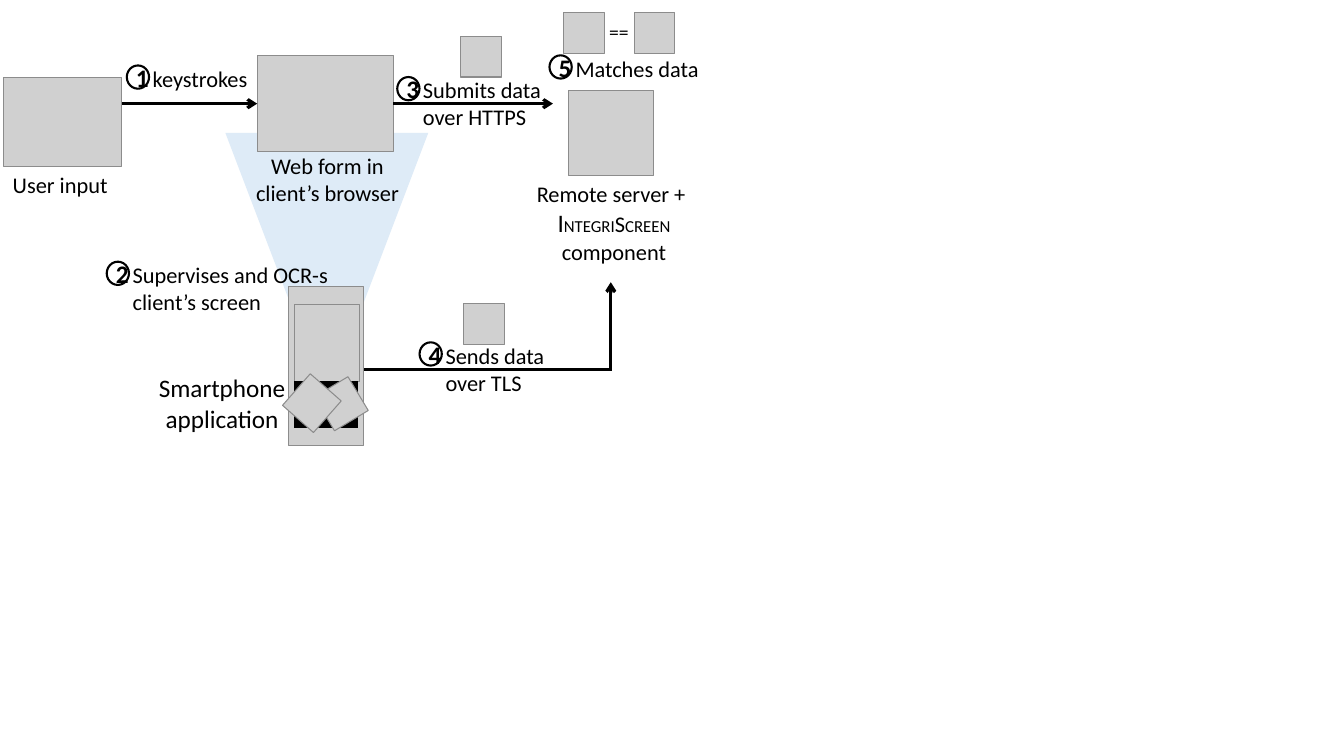
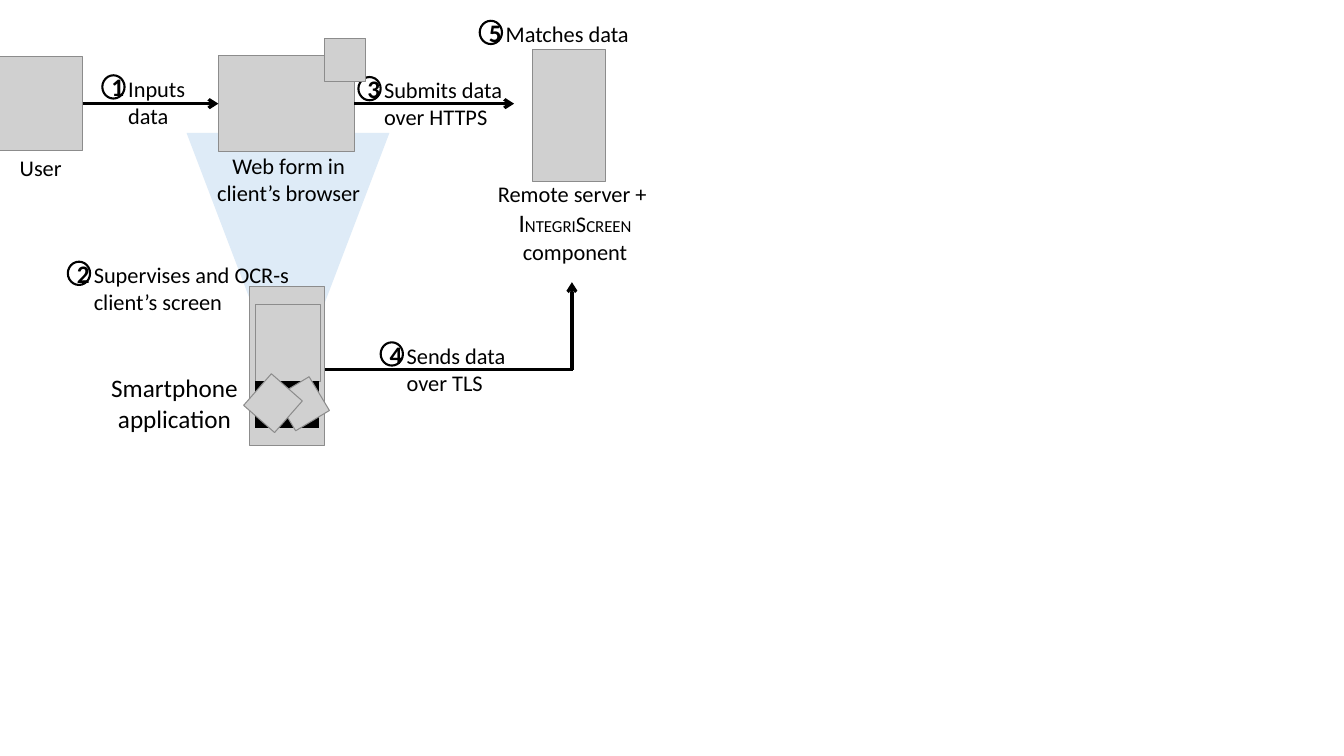
Before and after one commit to aritradhar/PhD-Thesis, a slide deck: slide 1 of chapters/IntegriScreen/img/systemModel.pptx. Drawn at 1344x756 pixels with LibreOffice and Linux fonts; fonts in the diff are those of the drawing; grey boxes stand for pictures. Boxes give left, top, right and bottom in pixels: in the first picture for what was removed or moved away, otherwise in the second. Text is boxed around its words. In the diff, an @@ line names an element or a change of style, - is before the commit and + after.

Commit message:
UPdated integriscreen

```diff
--- a/chapters/IntegriScreen/img/systemModel.pptx
+++ b/chapters/IntegriScreen/img/systemModel.pptx
@@ ellipse "5": place and size @@
-ellipse "5" at (549,55,572,79)
+ellipse "5" at (480,21,502,44)
@@ text "Matches data": place and size @@
-text "Matches data" at (576,61,698,77)
+text "Matches data" at (506,26,629,42)
@@ picture removed at (564,12,605,53) @@
@@ text removed at (599,15,639,49) @@
-==
@@ picture removed at (634,12,676,53) @@
@@ picture added at (0,56,83,150) @@
@@ picture added at (325,38,367,82) @@
@@ picture removed at (461,36,502,78) @@
@@ picture added at (533,50,606,181) @@
@@ picture removed at (3,78,121,166) @@
@@ ellipse "1": place and size @@
-ellipse "1" at (127,66,149,89)
+ellipse "1" at (102,76,124,99)
@@ text at (128,82,185,124): text changed @@
-keystrokes
+Inputs
+data
@@ 5 pictures, 5 texts, 3 ellipses, 3 arrows, 1 trapezoid, 1 rectangle, 1 line: place and size @@
-5 pictures, 5 texts, 3 ellipses, 3 arrows, 1 trapezoid, 1 rectangle, 1 line at (107,55,670,447)
+5 pictures, 5 texts, 3 ellipses, 3 arrows, 1 trapezoid, 1 rectangle, 1 line at (68,55,631,447)
@@ picture removed at (569,91,654,176) @@
@@ text at (20,161,62,176): text changed @@
-User input
+User
@@ picture removed at (464,304,505,346) @@
@@ text "Smartphone": place and size @@
-text "Smartphone" at (159,379,285,432)
+text "Smartphone" at (111,379,237,432)
```
Also in this commit, not shown: 1 slide removed, 16 other files.
